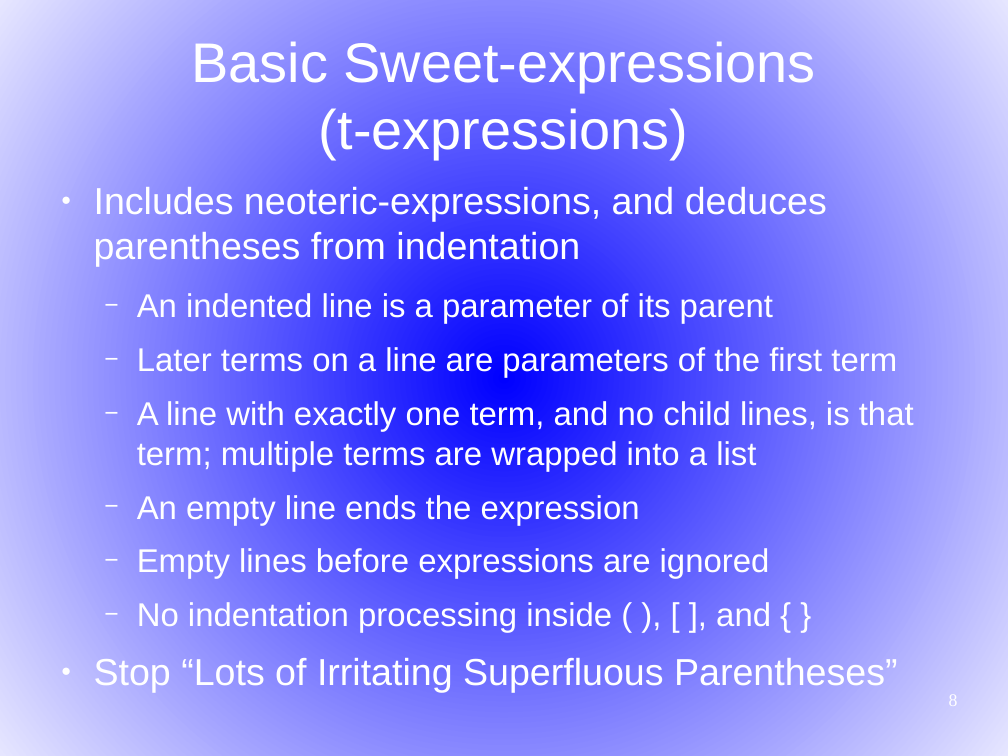
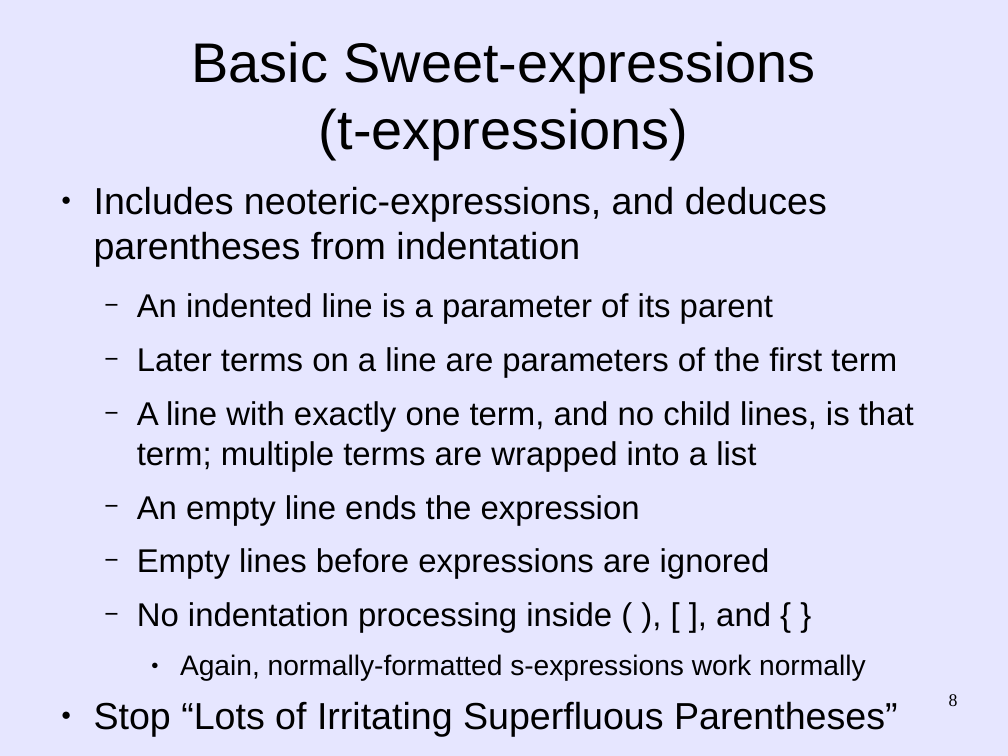
Before and after one commit to martin12333/Readable-Lisp-S-expressions, a slide deck: slide 8 of readable-s-expressions.odp. Drawn at 1008x756 pixels with LibreOffice and Linux fonts; fonts in the diff are those of the drawing. Boxes give left, top, right and bottom in pixels: in the first picture for what was removed or moved away, otherwise in the second. Text is boxed around its words. In the diff, an @@ line names an element or a change of style, - is before the commit and + after.

Commit message:
Update presentation - new (hopefully clearer) background, etc.
  - Change presentation color background to hopefully be easier to read.
    Alan Manuel Gloria reported that the orginal blue background gradient
    "seems to make the text a little hard to read; straight blue
    is dark to the human eye (nearer to black than white) but the
    background fades to white at the edges, and the fade is too linear."
    He also reported that the audio was low, I'm not sure I can fix that
    in the video.
  - Emphasized even more that these are new *abbreviations* -
    abbreviations are already in Lisp, and we're not preventing the
    use of traditional s-expressions,  so this hopefully will make the
    idea clearer.
  - Noted that neoteric- and sweet-expressions *are* technically a
    change in meaning... but not one that normally matters.

```diff
--- a/readable-s-expressions.odp
+++ b/readable-s-expressions.odp
@@ background gradient #0000FF to #E6E6FF to #E6E6FF @@
@@ title "Basic Sweet-expressions (t-expressions)" at box(191, 41, 815, 159): text colour #FFFFFF to #000000 @@
@@ text at box(94, 186, 914, 633): text colour #FFFFFF to #000000 in "Includes neoteric-expressions, and deduces parentheses from  ...", "An indented line is a parameter of ...", "Later terms on a line are parameters ...", "A line with exactly one term, and ..." and 4 more places; bullet colour #FFFFFF to #000000 @@
@@ text at box(180, 654, 865, 680): paragraph added @@
+    ● Again, normally-formatted s-expressions work normally
@@ page number at box(949, 694, 958, 706): text colour #FFFFFF to #000000 @@
```
Also in this commit, not shown: 16 other slides changed.
